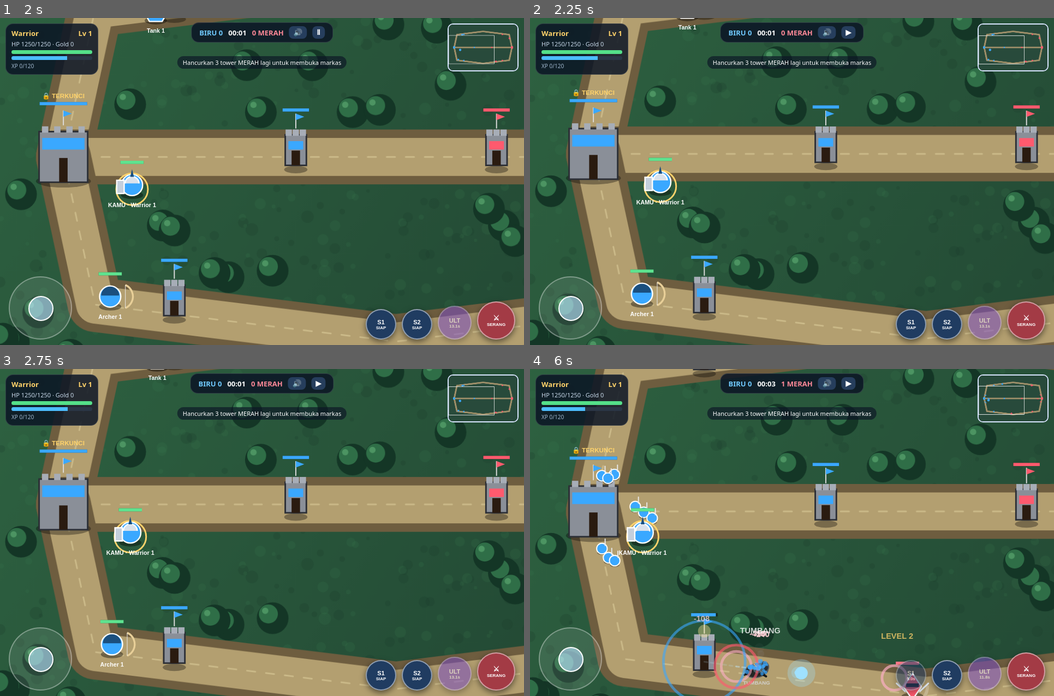
Above: before the commit, frames 1-4 (two rows, left to right).
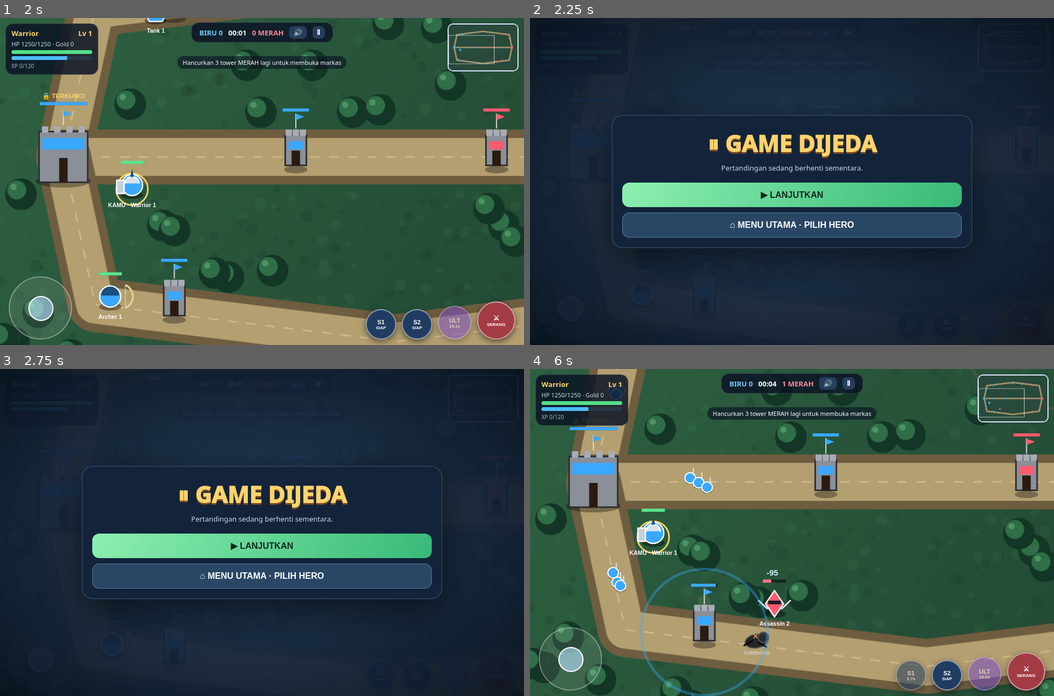
Above: after the commit, the same moments.

Repository: vexelkang-cell/gamepai
Game: browser game, page games/vexel-legend-2-arena/index.html
The game is run twice, just before and just after one commit, with the same random seed, the same clock (stepped at 60 frames per second) and the same inputs.
Inputs (mouse positions are in pixels of both pictures, inside the frame that each line leads up to):
- Up to frame 1 (2 s): click "MULAI PERTANDINGAN" at 0.27 s; hold Right 1.03-1.53 s; click (262, 214) at 1.07 s; tap Space at 1.1, 1.6 s; hold Down 1.58-1.85 s; click (157, 148) at 1.67 s; hold Left from 1.9 s (still down)
- Up to frame 2 (2.25 s): keep holding Left; click "Ⅱ" at 2.02 s; tap Space at 2.1 s
- Up to frame 3 (2.75 s): click (366, 483) at 2.27 s; release Left at 2.47 s; tap J at 2.52 s; hold Up from 2.52 s (still down); tap Space at 2.6 s
- Up to frame 4 (6 s): release Up at 2.82 s; click (870, 597) at 2.87 s; hold Right 2.87-3.53 s; tap Space every 0.5 s from 3.1 to 5.6 s; click "▶" (after the commit: "▶ LANJUTKAN") at 3.27 s; click (661, 614) at 3.47 s; tap K at 3.52 s; hold Up 3.58-3.82 s; hold Left 3.87-4.3 s; click (792, 467) at 4.07 s; hold Down 4.35-4.68 s; click "Ⅱ" at 4.52 s; tap L at 4.52 s; click (949, 548) at 4.67 s; hold Right 4.73-5.23 s; click (634, 532) at 5.27 s; hold Down 5.28-5.55 s; hold Left from 5.6 s (still down); click (739, 646) at 5.87 s

Frame 1 is identical in both runs. In frame 2, 92% of the frame differs, in the area x 0-100%, y 0-100%; in frame 3, 92%; in frame 4, 50%.

Commit message:
Add pause overlay and return-to-hero-select menu

Diff:
--- a/games/vexel-legend-2-arena/index.html
+++ b/games/vexel-legend-2-arena/index.html
@@ -40,6 +40,7 @@
 .go{width:100%;border:0;border-radius:14px;padding:13px;background:linear-gradient(120deg,#ffcf5b,#ff914d);color:#1d2632;font-weight:900;font-size:17px;cursor:pointer}
 .small{font-size:11px;color:#a9bfd5;line-height:1.5;margin-top:10px}
 .endT{font-size:38px;font-weight:1000;color:#ffd36b;margin:6px 0}
+ .pauseTitle{font-size:clamp(28px,6vw,42px);font-weight:1000;color:#ffd36b;margin:4px 0 8px;text-shadow:0 3px #7c4c20}.pauseText{color:#c8d9ea;font-size:13px;margin:0 0 18px}.pauseActions{display:grid;gap:10px}.pauseActions button{width:100%;border:0;border-radius:13px;padding:13px;font-size:16px;font-weight:900;cursor:pointer}.resumeBtn{background:linear-gradient(120deg,#8cf0b0,#38b978);color:#10251b}.mainBtn{background:#294765;color:#fff;border:1px solid #8bb8e477!important}
 .rotateGate{position:fixed;inset:0;z-index:20;display:flex;align-items:center;justify-content:center;padding:22px;text-align:center;background:radial-gradient(ellipse at center,#263f60,#08111f)}
 .rotateCard{width:min(440px,94vw);padding:26px 20px;border:1px solid #8bb8e477;border-radius:20px;background:#13243a;box-shadow:0 20px 70px #000b}
 .rotateIcon{font-size:64px;line-height:1.2;margin-bottom:12px}
@@ -74,6 +75,7 @@
   <button class="go" id="start">MULAI PERTANDINGAN</button>
   <div class="small">Mobile: joystick + tombol (landscape). PC: WASD/panah gerak, J serang, K skill 1, L skill 2, Spasi ULT. Hancurkan 3 tower lane merah untuk membuka markas.</div>
 </div></div>
+<div class="menu hidden" id="pauseMenu"><div class="box"><div class="pauseTitle">⏸ GAME DIJEDA</div><p class="pauseText">Pertandingan sedang berhenti sementara.</p><div class="pauseActions"><button class="resumeBtn" id="resume">▶ LANJUTKAN</button><button class="mainBtn" id="toMain">⌂ MENU UTAMA · PILIH HERO</button></div></div></div>
 <div class="menu hidden" id="result"><div class="box"><div class="endT" id="rT">VICTORY!</div><p id="rTx" style="color:#c8d9ea"></p><button class="go" id="again">MAIN LAGI</button></div></div>
 <script>
 (()=>{'use strict';
@@ -212,8 +214,8 @@
  [['blue','Tank','top'],['blue','Archer','bot'],['red','Mage','top'],['red','Assassin','bot']].forEach(([tm,cls,ln],i)=>{
    const pts=LANES[ln];U.push(mkU(tm,cls,tm==='blue'?150:1350,(tm==='blue'?420:580)+i*20,{lane:ln,wp:tm==='blue'?1:pts.length-2}));
  });
- cam={x:170,y:500};run=true;paused=false;$('pause').textContent='Ⅱ';
- $('menu').classList.add('hidden');$('result').classList.add('hidden');$('hud').classList.remove('hidden');
+ cam={x:170,y:500};run=true;paused=false;joy.x=joy.y=0;keys={};$('pause').textContent='Ⅱ';
+ $('menu').classList.add('hidden');$('pauseMenu').classList.add('hidden');$('result').classList.add('hidden');$('hud').classList.remove('hidden');
 }
 function end(blueWin){
  if(!run)return;run=false;
@@ -393,7 +395,12 @@
 window.addEventListener('orientationchange',updateOrientationGate);
 window.addEventListener('resize',updateOrientationGate);
 updateOrientationGate();
-$('pause').onclick=()=>{paused=!paused;$('pause').textContent=paused?'▶':'Ⅱ'};
+function openPause(){if(!run)return;paused=true;joy.x=joy.y=0;keys={};$('pause').textContent='▶';$('pauseMenu').classList.remove('hidden')}
+ function resumeGame(){if(!run)return;paused=false;$('pause').textContent='Ⅱ';$('pauseMenu').classList.add('hidden')}
+ function returnToMain(){run=false;paused=false;player=null;joy.x=joy.y=0;keys={};$('pause').textContent='Ⅱ';$('pauseMenu').classList.add('hidden');$('hud').classList.add('hidden');$('result').classList.add('hidden');$('menu').classList.remove('hidden')}
+ $('pause').onclick=()=>{if(paused)resumeGame();else openPause()};
+ $('resume').onclick=resumeGame;
+ $('toMain').onclick=returnToMain;
 $('mute').onclick=()=>{muted=!muted;$('mute').textContent=muted?'🔇':'🔊'};
 addEventListener('pointerdown',ac);addEventListener('keydown',ac);
 const press=(id,fn)=>$(id).addEventListener('pointerdown',e=>{e.preventDefault();if(run&&!paused)fn()});
@@ -404,7 +411,7 @@
 joyEl.addEventListener('pointermove',e=>{if(jd)joyMove(e)});
 const joyEnd=()=>{jd=false;joy.x=joy.y=0;stick.style.transform=''};
 joyEl.addEventListener('pointerup',joyEnd);joyEl.addEventListener('pointercancel',joyEnd);
-addEventListener('keydown',e=>{const k=e.key.toLowerCase();keys[k]=true;if(e.repeat||!run||paused)r …(129 unchanged characters)…
+addEventListener('keydown',e=>{const k=e.key.toLowerCase();if(k==='escape'&&run){e.preventDefault();if(paused)resumeGame();else openPause();return}keys[k]=true;if(e.repeat||!run||paused)r …(129 unchanged characters)…
 addEventListener('keyup',e=>{keys[e.key.toLowerCase()]=false});
 addEventListener('blur',()=>{keys={};joy.x=joy.y=0});
 /* ---------- boot ---------- */
